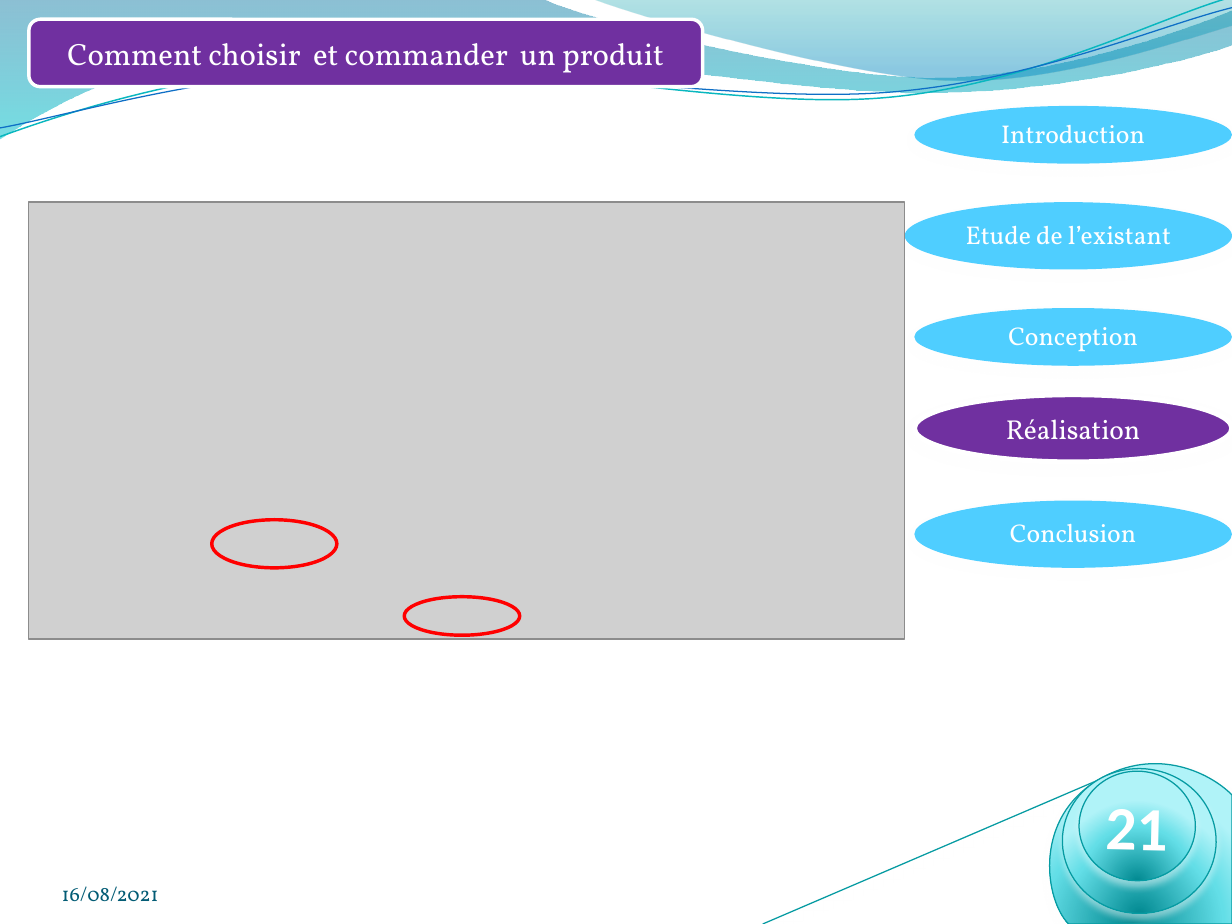
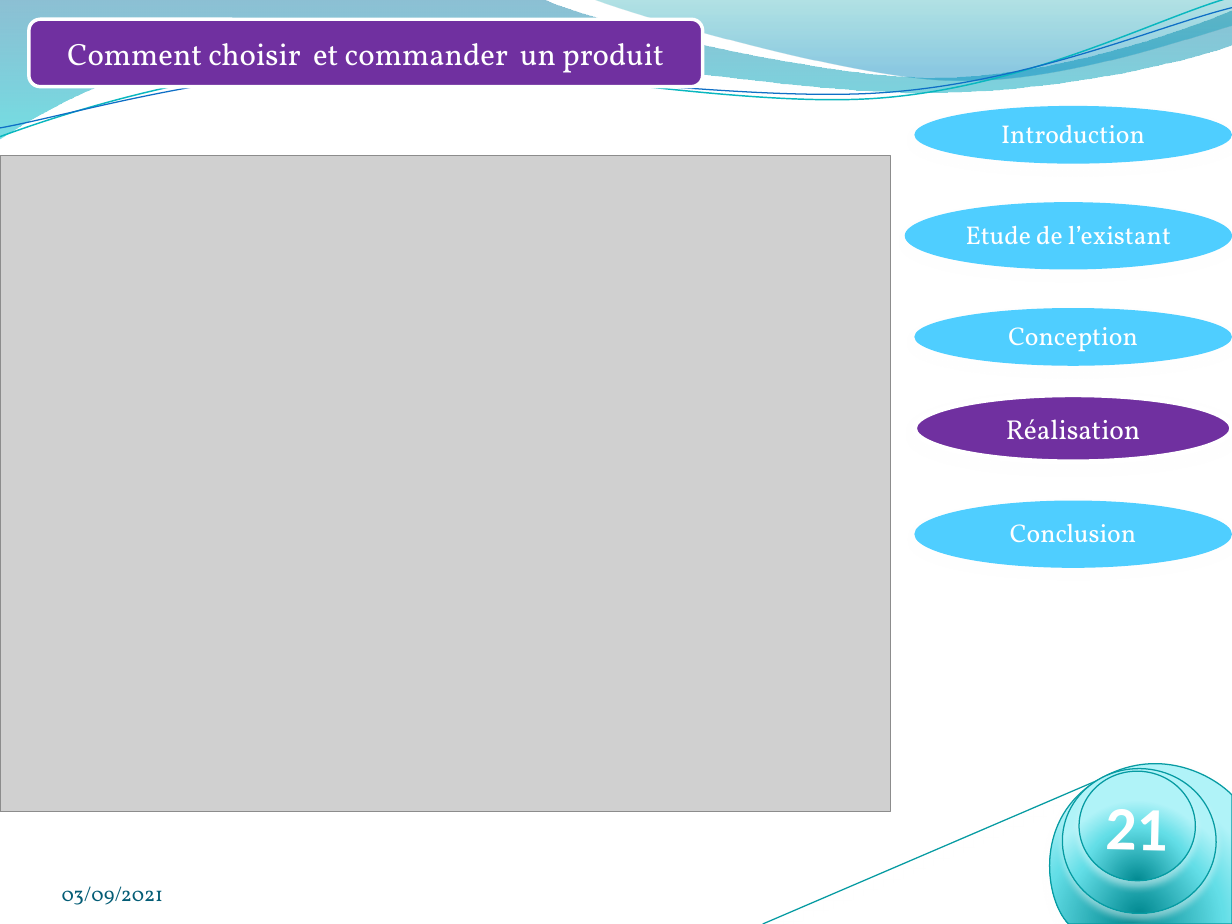
Before and after one commit to badreddine2010/e-shop, a slide deck: slide 22 of conception/Rapport/présentation soutenance Pfe_Bad_Afpa.pptx. Drawn at 1232x924 pixels with LibreOffice and Linux fonts; fonts in the diff are those of the drawing; grey boxes stand for pictures; background and template pictures are left out. Boxes give left, top, right and bottom in pixels: in the first picture for what was removed or moved away, otherwise in the second. Text is boxed around its words. In the diff, an @@ line names an element or a change of style, - is before the commit and + after.

```diff
--- a/conception/Rapport/présentation soutenance Pfe_Bad_Afpa.pptx
+++ b/conception/Rapport/présentation soutenance Pfe_Bad_Afpa.pptx
@@ picture: place and size @@
-picture at (28,202,904,639)
+picture at (0,155,891,811)
@@ ellipse removed at (212,520,338,568) @@
@@ ellipse removed at (404,596,520,634) @@
@@ text at (62,886,163,905): text changed @@
-16/08/2021
+03/09/2021
```
Also in this commit, not shown: 30 other slides changed, 51 other files.
